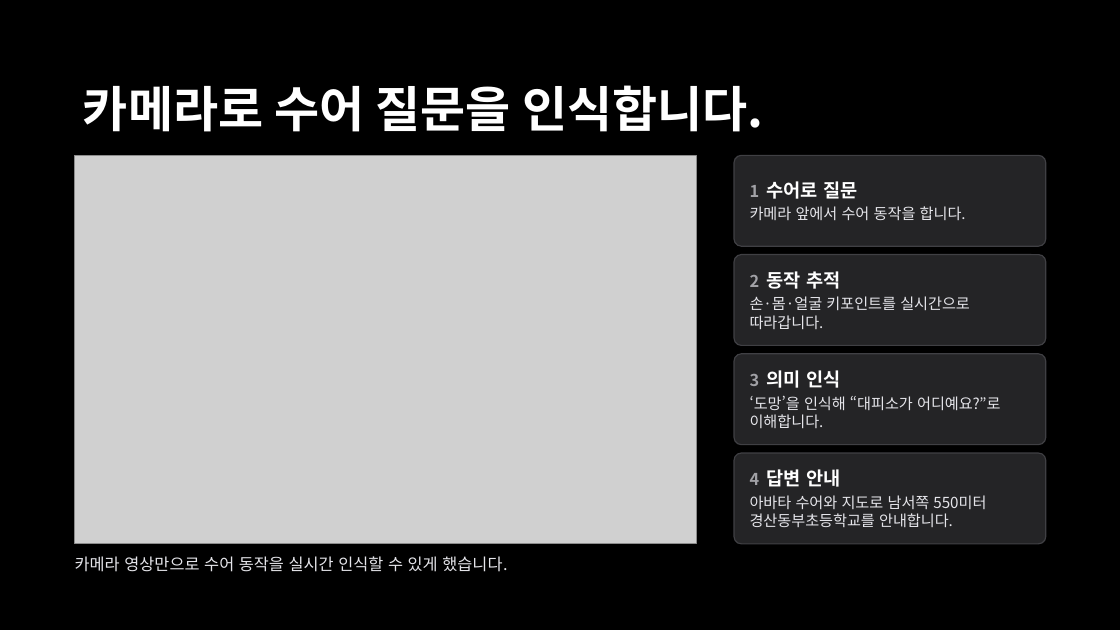
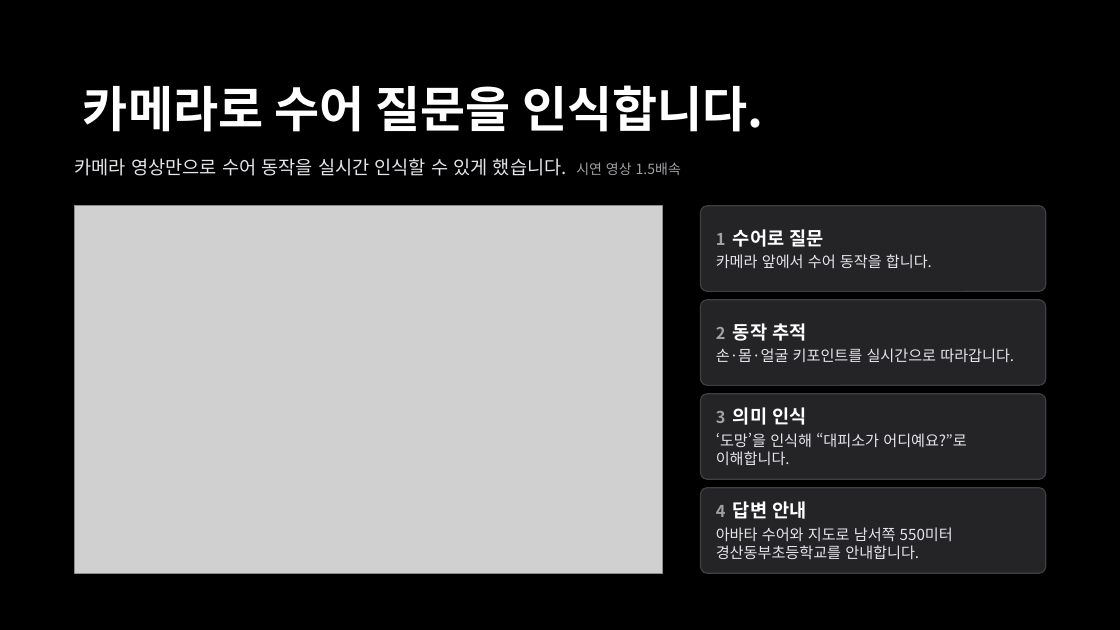
Before and after one commit to BioCode67/AI-service-project, a slide deck: slide 11 of 이음_추가.pptx. Drawn at 1120x630 pixels with LibreOffice and Linux fonts; fonts in the diff are those of the drawing; grey boxes stand for pictures. Boxes give left, top, right and bottom in pixels: in the first picture for what was removed or moved away, otherwise in the second. Text is boxed around its words. In the diff, an @@ line names an element or a change of style, - is before the commit and + after.

```diff
--- a/이음_추가.pptx
+++ b/이음_추가.pptx
@@ text at [75, 158, 681, 176]: text changed; size 14 to 16 pt @@
-카메라 영상만으로 수어 동작을 실시간 인식할 수 있게 했습니다.
+카메라 영상만으로 수어 동작을 실시간 인식할 수 있게 했습니다. 시연 영상 1.5배속
@@ picture: place and size @@
-picture at [75, 155, 697, 544]
+picture at [75, 206, 663, 574]
@@ rounded rectangle "1 수어로 질문": place and size @@
-rounded rectangle "1 수어로 질문" at [734, 155, 1046, 246]
+rounded rectangle "1 수어로 질문" at [701, 206, 1046, 292]
@@ rounded rectangle "2 동작 추적": place and size @@
-rounded rectangle "2 동작 추적" at [734, 255, 1046, 345]
+rounded rectangle "2 동작 추적" at [701, 300, 1046, 386]
@@ rounded rectangle "3 의미 인식": place and size @@
-rounded rectangle "3 의미 인식" at [734, 354, 1046, 444]
+rounded rectangle "3 의미 인식" at [701, 394, 1046, 480]
@@ rounded rectangle "4 답변 안내": place and size @@
-rounded rectangle "4 답변 안내" at [734, 453, 1046, 544]
+rounded rectangle "4 답변 안내" at [701, 488, 1046, 574]
```
Also in this commit, not shown: 1 other file.
